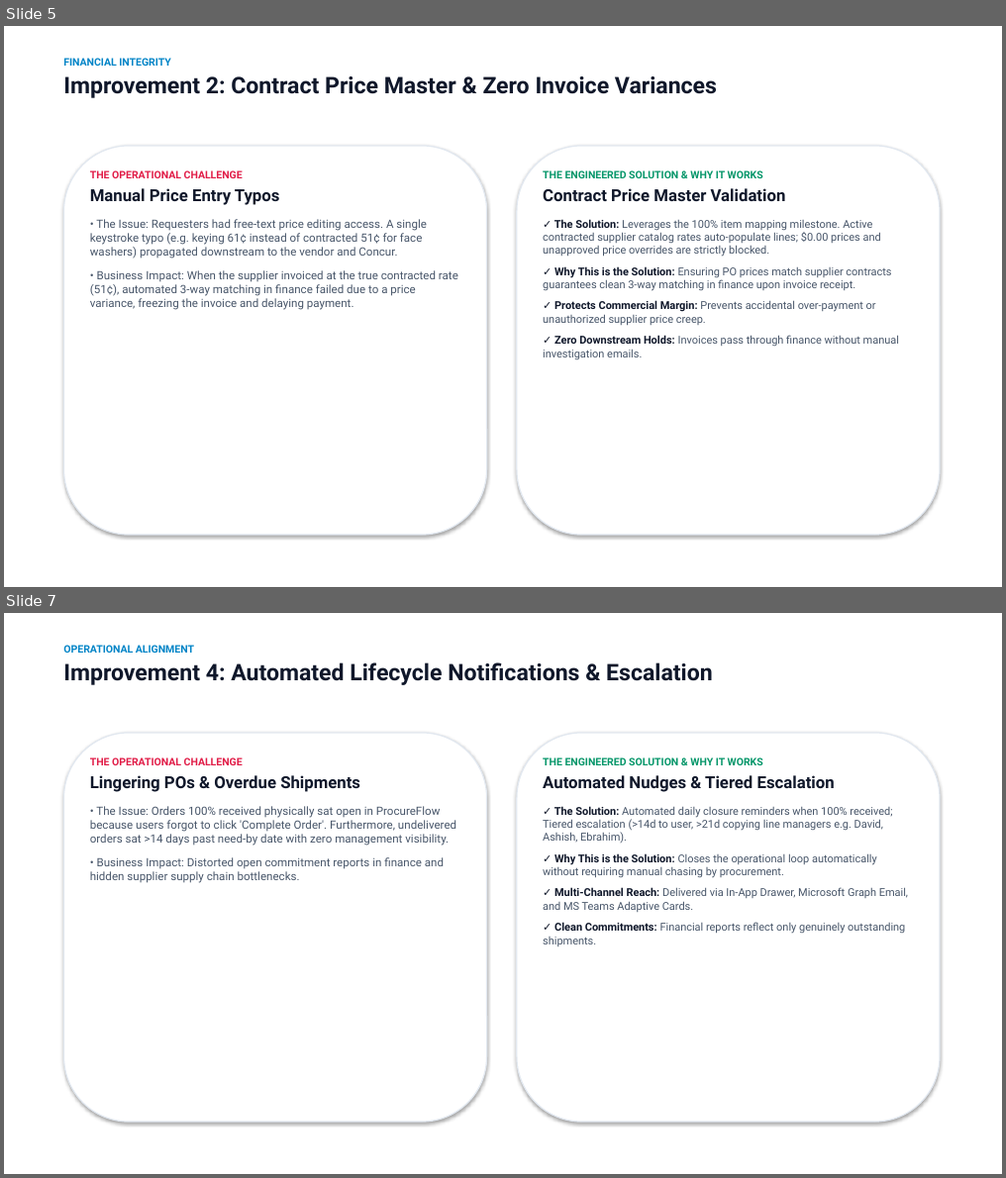
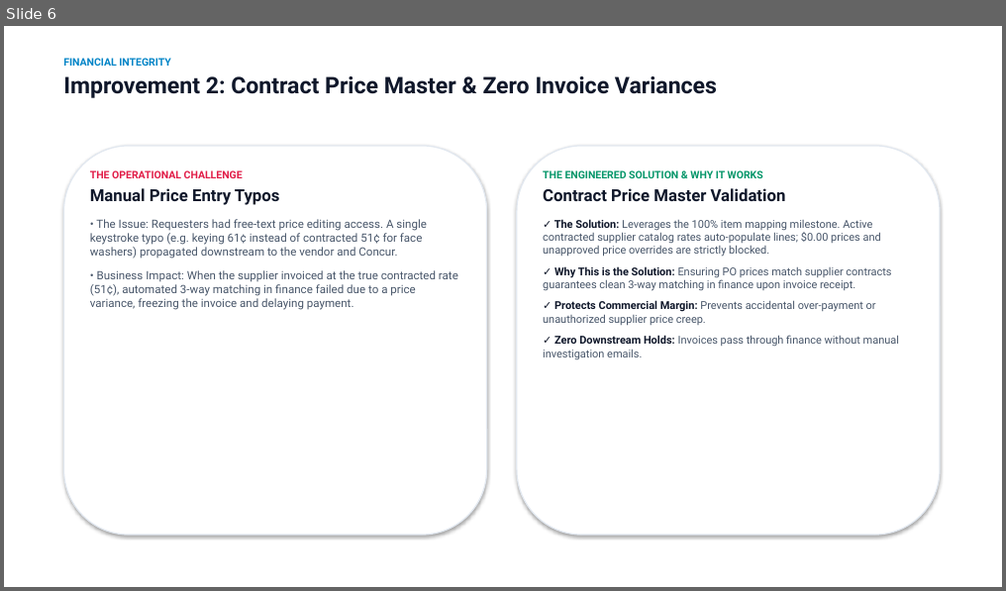
Before and after one commit to SPLGit-Project/ProcureFlow-App, a slide deck: docs/ProcureFlow_Executive_Roadmap.pptx. Shown one above the other, each under a label of ours: slides 5 and 7 before the commit, slide 6 after it; the slides between them are not shown. The pictures are 1006x1178 and 1006x591 pixels, drawn with LibreOffice and Linux fonts; fonts in the diff are those of the drawing. Boxes give left, top, right and bottom in pixels: in the first picture for what was removed or moved away, otherwise in the second. Text is boxed around its words. In the diff, an @@ line names an element or a change of style, - is before the commit and + after.

```diff
--- a/docs/ProcureFlow_Executive_Roadmap.pptx
+++ b/docs/ProcureFlow_Executive_Roadmap.pptx
@@ slide 7 removed at box(4, 613, 1002, 1174), background #FFFFFF @@
@@ text removed at box(63, 645, 713, 685) @@
-OPERATIONAL ALIGNMENT
-Improvement 4: Automated Lifecycle Notifications & Escalation
@@ rounded rectangle removed at box(63, 733, 487, 1122) @@
@@ text removed at box(90, 758, 456, 883) @@
-THE OPERATIONAL CHALLENGE
-Lingering POs & Overdue Shipments
-• The Issue: Orders 100% received physically sat open in ProcureFlow because users forgot to click 'Complete Order'. Furthermore, undelivered orders sat >14 days past need-by date with zero management visibility.
-• Business Impact: Distorted open commitment reports in finance and hidden supplier supply chain bottlenecks.
@@ rounded rectangle removed at box(517, 733, 940, 1122) @@
@@ text removed at box(543, 758, 908, 947) @@
-THE ENGINEERED SOLUTION & WHY IT WORKS
-Automated Nudges & Tiered Escalation
-✓ The Solution: Automated daily closure reminders when 100% received; Tiered escalation (>14d to user, >21d copying line managers e.g. David, Ashish, Ebrahim).
-✓ Why This is the Solution: Closes the operational loop automatically without requiring manual chasing by procurement.
-✓ Multi-Channel Reach: Delivered via In-App Drawer, Microsoft Graph Email, and MS Teams Adaptive Cards.
-✓ Clean Commitments: Financial reports reflect only genuinely outstanding shipments.
@@ what was slide 5 is now slide 6 @@
```
Also in this commit, not shown: 6 slides changed, 2 slides added, 1 other slide removed, 2 other files.
